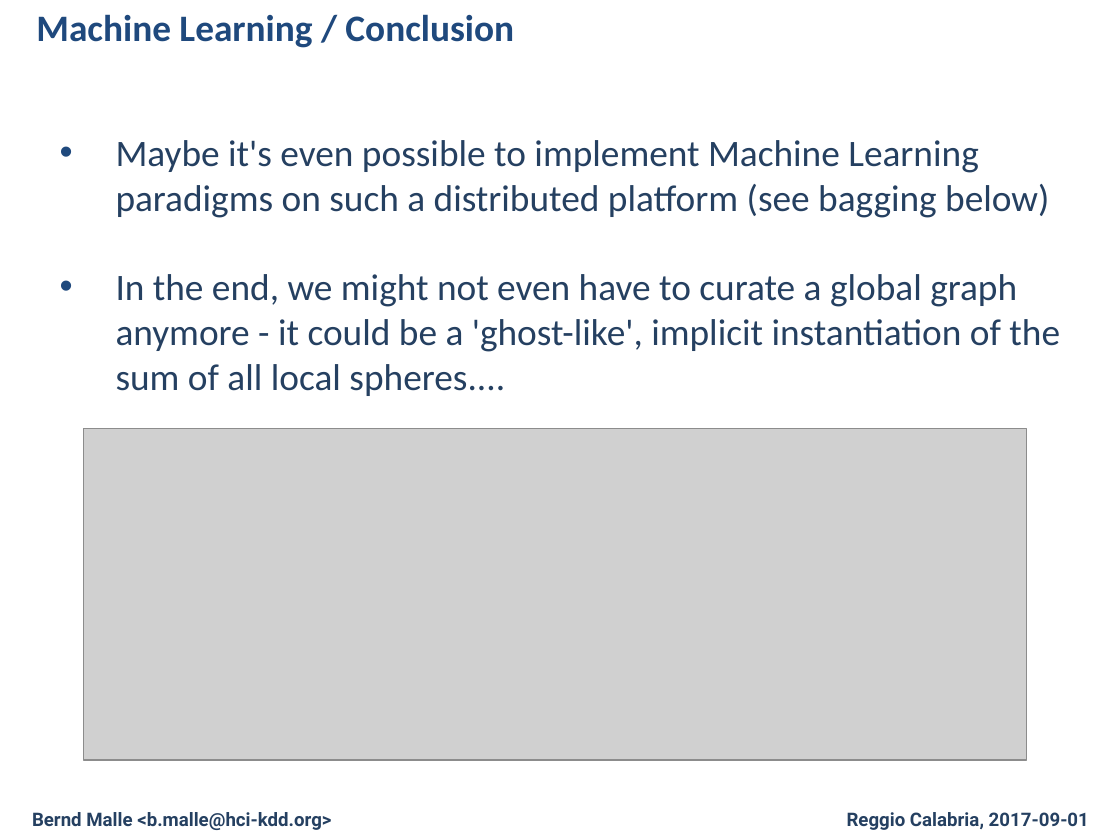
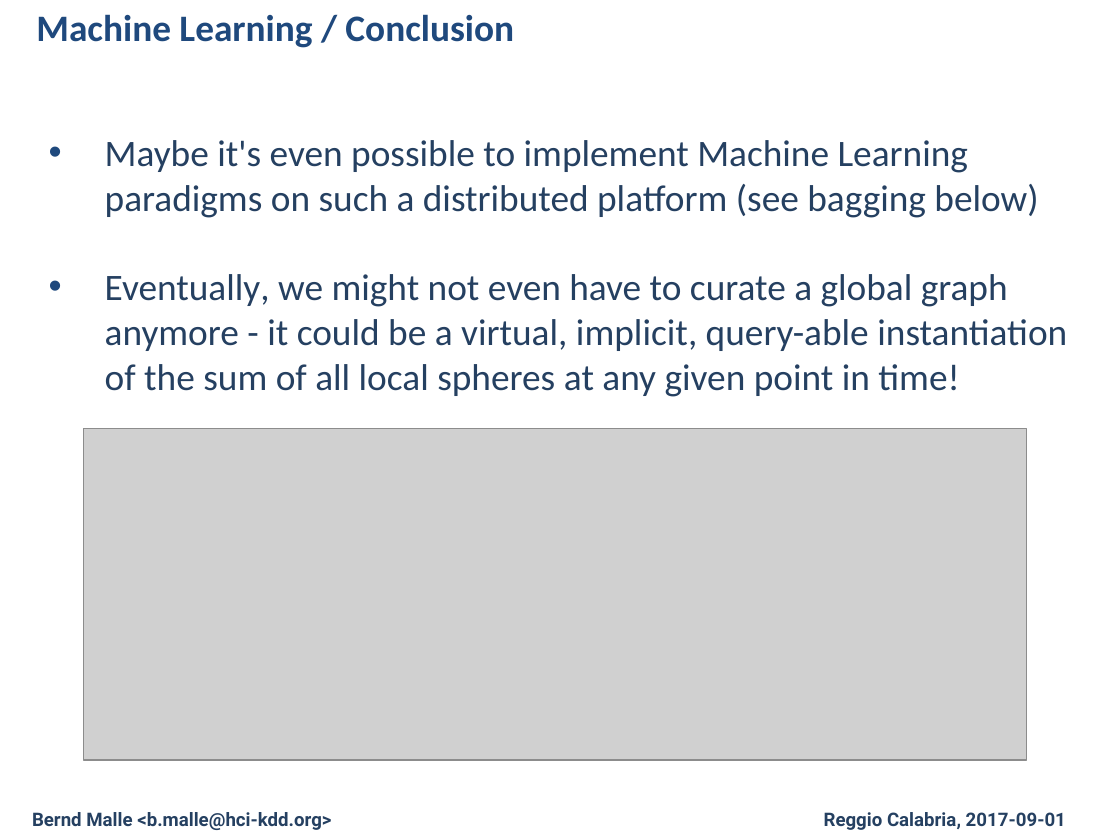
Before and after one commit to cassinius/phd-presentations, a slide deck: slide 15 of 2017/CD-MAKE_2017/Fed/Federated_Learning_Local_Sphere.pptx. Drawn at 1120x840 pixels with LibreOffice and Linux fonts; fonts in the diff are those of the drawing; grey boxes stand for pictures; background and template pictures are left out. Boxes give left, top, right and bottom in pixels: in the first picture for what was removed or moved away, otherwise in the second. Text is boxed around its words. In the diff, an @@ line names an element or a change of style, - is before the commit and + after.

```diff
--- a/2017/CD-MAKE_2017/Fed/Federated_Learning_Local_Sphere.pptx
+++ b/2017/CD-MAKE_2017/Fed/Federated_Learning_Local_Sphere.pptx
@@ text "Maybe it's even possible to ...": place and size @@
-text "Maybe it's even possible to ..." at box(116, 140, 1060, 396)
+text "Maybe it's even possible to ..." at box(105, 140, 1067, 397)
@@ text at box(105, 274, 1067, 397): text changed @@
-• In the end, we might not even have to curate a global graph anymore - it could be a 'ghost-like', implicit instantiation of the sum of all local spheres....
+• Eventually, we might not even have to curate a global graph anymore - it could be a virtual, implicit, query-able instantiation of the sum of all local spheres at any given point in time!
@@ text "Reggio Calabria, 2017-09-01": place and size @@
-text "Reggio Calabria, 2017-09-01" at box(847, 812, 1089, 830)
+text "Reggio Calabria, 2017-09-01" at box(824, 812, 1066, 830)
```
Also in this commit, not shown: 15 other slides changed, 1 other file.
